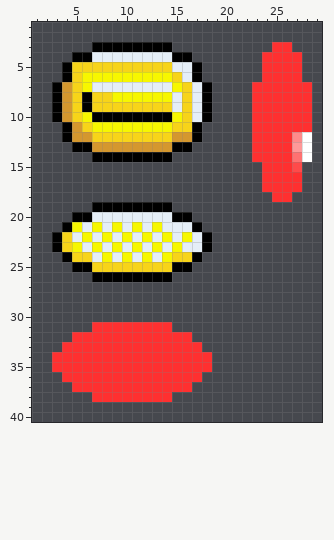
One commit to this pixel-art sprite: Resources/windows/TexturePacker/Sprites/Coin/Coin.png. The picture above was drawn from the file before the commit.
The file is 32x64 pixels. Shown: x 1..29, y 1..40.
After:
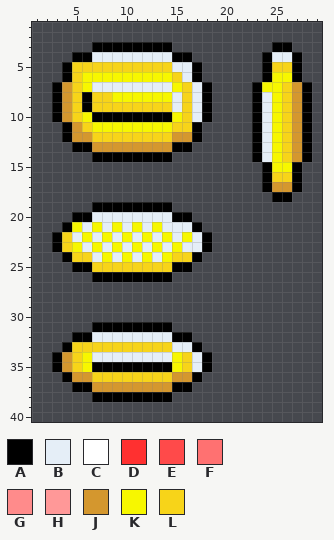
Palette (. is transparent): A #000000  B #e5eef7  C #ffffff  D #ff3030  E #ff4a4a  F #ff7171  G #ff8b8b  H #ff9898  J #d4972e  K #f7f700  L #f7d419
What changed:
@@ x 21..29 @@
  2 .........
- 3 ....DD...
- 4 ...DDDD..
- 5 ...DDDD..
- 6 ...DDDD..
- 7 ..DDDDDD.
- 8 ..DDDDDD.
- 9 ..DDDDDD.
-10 ..DDDDDD.
-11 ..DDDDDD.
-12 ..DDDDGC.
-13 ..DDDDHC.
-14 ..DDDDFC.
-15 ...DDDE..
-16 ...DDDD..
-17 ...DDDD..
-18 ....DD...
+ 3 ....AA...
+ 4 ...ABBA..
+ 5 ...ALLA..
+ 6 ...AKKA..
+ 7 ..AKKLJA.
+ 8 ..ABKLJA.
+ 9 ..ABKLJA.
+10 ..ABKLJA.
+11 ..ABKLJA.
+12 ..ABKLJA.
+13 ..ABKLJA.
+14 ..ABKLJA.
+15 ...AKKA..
+16 ...ALLA..
+17 ...AJJA..
+18 ....AA...
 19 .........
@@ x 1..20 @@
 30 ....................
-31 ......DDDDDDDD......
-32 ....DDDDDDDDDDDD....
-33 ...DDDDDDDDDDDDDD...
-34 ..DDDDDDDDDDDDDDDD..
-35 ..DDDDDDDDDDDDDDDD..
-36 ...DDDDDDDDDDDDDD...
-37 ....DDDDDDDDDDDD....
-38 ......DDDDDDDD......
+31 ......AAAAAAAA......
+32 ....AABBBBBBBBAA....
+33 ...ALLLLLLLLLLBBA...
+34 ..AJLKBBBBBBBBKLBA..
+35 ..AJLKAAAAAAAAKLBA..
+36 ...AJJLLLLLLLLJJA...
+37 ....AAJJJJJJJJAA....
+38 ......AAAAAAAA......
 39 ....................
Changed places in both pictures, as pixel boxes (x1, y1, x2, y2):
changed: (252, 42, 312, 202)
changed: (52, 322, 212, 402)
